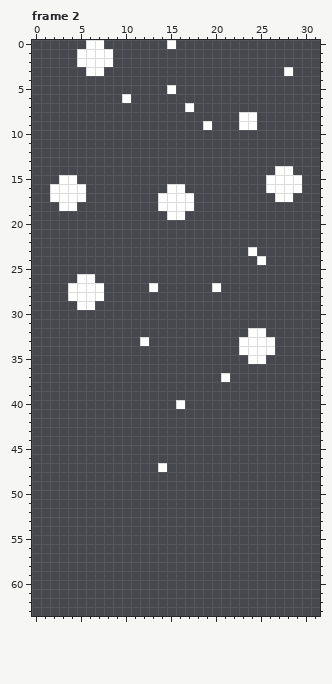
Pixel-art file -- Textures/Fallen_down.aseprite. The picture above is the old version.
32x64 pixels, 4 frames. Shown: frame 2. The commit also changed other frames, which this record leaves out.
After the commit:
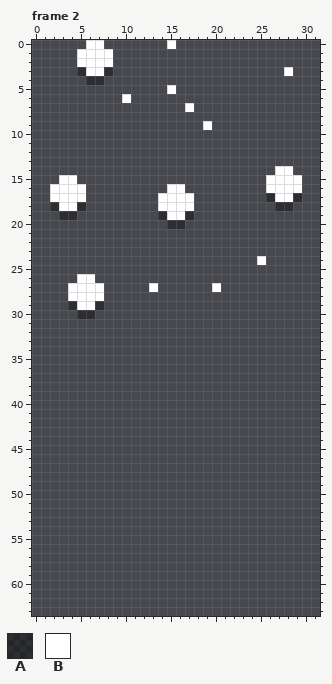
Palette (. is transparent): A #0000005d  B #ffffff
Changes in this commit:
Frame 2:
y 3: x 5 . -> A; x 8 . -> A
y 4: x 6..7 .. -> AA
y 8..9: x 23..24 BB -> ..
y 17: x 26 . -> A; x 29 . -> A
y 18: x 2 . -> A; x 5 . -> A; x 27..28 .. -> AA
y 19: x 3..4 .. -> AA; x 14 . -> A; x 17 . -> A
y 20: x 15..16 .. -> AA
y 23: x 24 B -> .
y 29: x 4 . -> A; x 7 . -> A
y 30: x 5..6 .. -> AA
y 32: x 24..25 BB -> ..
y 33: x 12 B -> .; x 23..26 BBBB -> ....
y 34: x 23..26 BBBB -> ....
y 35: x 24..25 BB -> ..
y 37: x 21 B -> .
y 40: x 16 B -> .
y 47: x 14 B -> .
